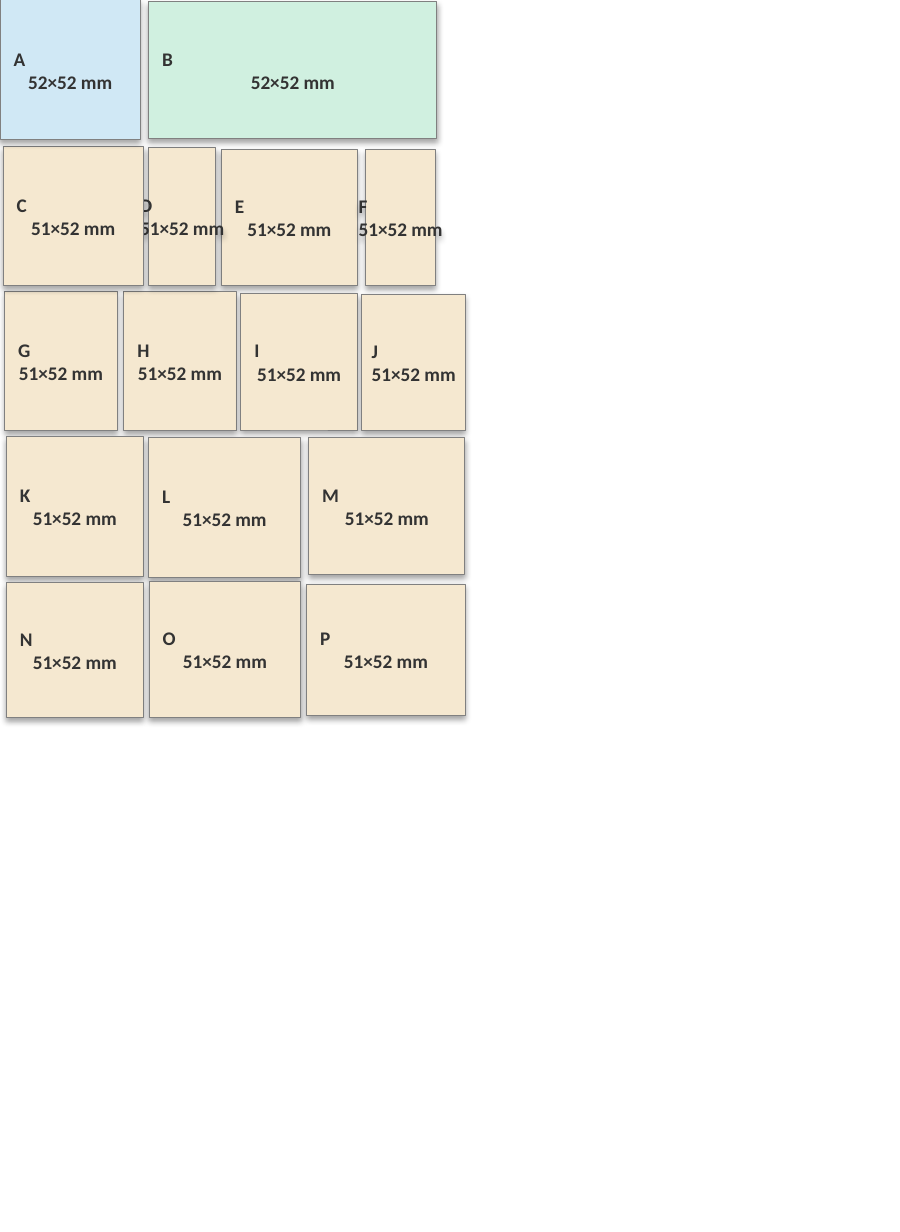
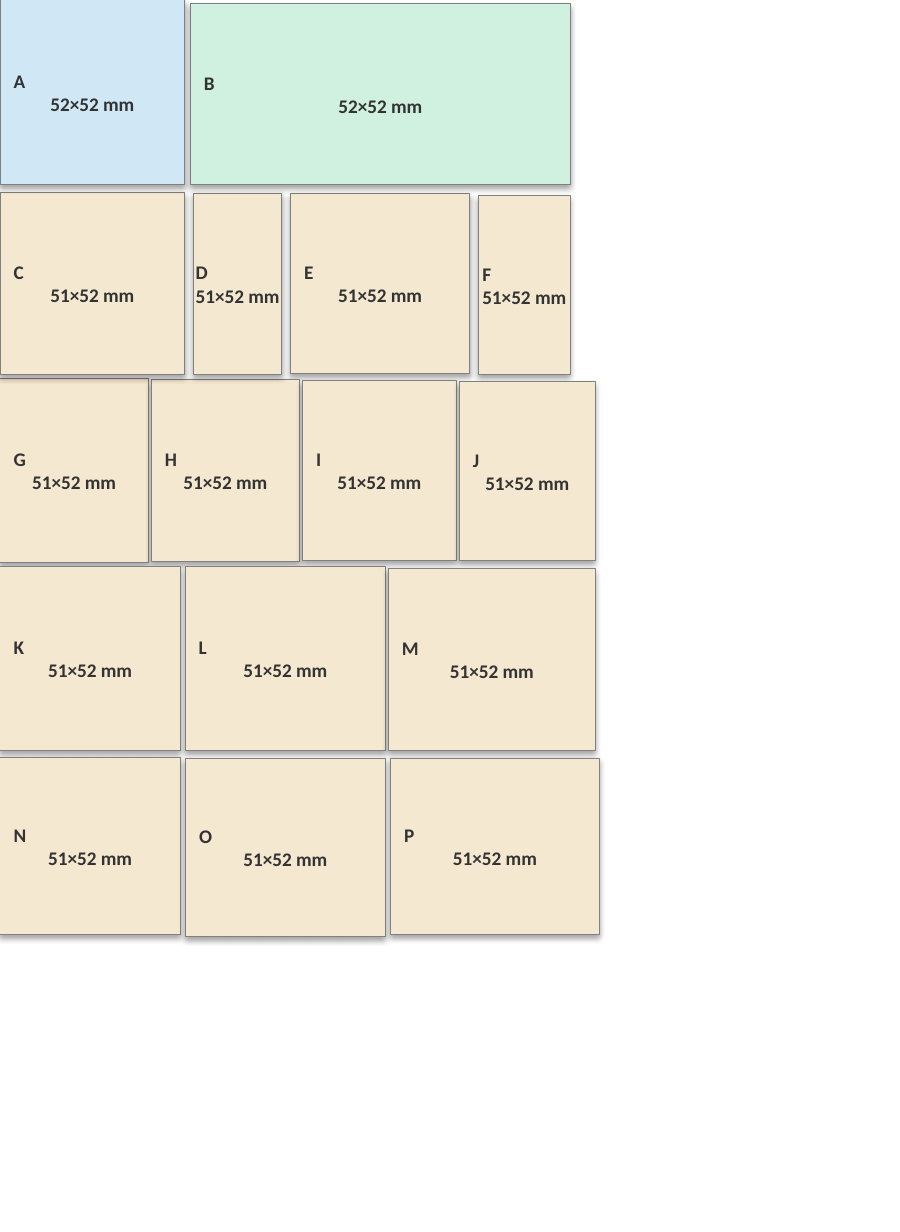
Before and after one commit to lauradriscoll/cosyne2026_adaptive_behavior, a slide deck: slide 1 of figures/fig2/fig2.pptx. Drawn at 900x1232 pixels with LibreOffice and Linux fonts; fonts in the diff are those of the drawing. Boxes give left, top, right and bottom in pixels: in the first picture for what was removed or moved away, otherwise in the second. Text is boxed around its words. In the diff, an @@ line names an element or a change of style, - is before the commit and + after.

```diff
--- a/figures/fig2/fig2.pptx
+++ b/figures/fig2/fig2.pptx
@@ rectangle "A 52×52 mm" resized from (x1=0, y1=0, x2=140, y2=140) to (x1=0, y1=0, x2=184, y2=184) @@
@@ rectangle "B 52×52 mm" resized from (x1=148, y1=1, x2=436, y2=138) to (x1=190, y1=4, x2=569, y2=184) @@
@@ rectangle "C 51×52 mm" resized from (x1=3, y1=147, x2=143, y2=285) to (x1=0, y1=192, x2=184, y2=375) @@
@@ rectangle "D 51×52 mm" resized from (x1=148, y1=148, x2=216, y2=287) to (x1=192, y1=192, x2=281, y2=374) @@
@@ rectangle "E 51×52 mm" resized from (x1=222, y1=150, x2=357, y2=287) to (x1=291, y1=194, x2=469, y2=374) @@
@@ rectangle "F 51×52 mm" resized from (x1=366, y1=150, x2=436, y2=285) to (x1=478, y1=195, x2=570, y2=374) @@
@@ rectangle "G 51×52 mm" resized from (x1=4, y1=291, x2=116, y2=431) to (x1=0, y1=378, x2=148, y2=562) @@
@@ rectangle "H 51×52 mm" resized from (x1=123, y1=292, x2=235, y2=431) to (x1=151, y1=379, x2=299, y2=562) @@
@@ rectangle "I 51×52 mm" resized from (x1=241, y1=294, x2=357, y2=431) to (x1=302, y1=381, x2=456, y2=561) @@
@@ rectangle "J 51×52 mm" resized from (x1=361, y1=295, x2=465, y2=431) to (x1=458, y1=382, x2=594, y2=561) @@
@@ rectangle "K 51×52 mm" resized from (x1=7, y1=436, x2=144, y2=576) to (x1=0, y1=566, x2=180, y2=750) @@
@@ rectangle "L 51×52 mm" resized from (x1=148, y1=438, x2=300, y2=577) to (x1=186, y1=566, x2=386, y2=750) @@
@@ rectangle "M 51×52 mm" resized from (x1=309, y1=438, x2=465, y2=575) to (x1=388, y1=568, x2=594, y2=750) @@
@@ rectangle "N 51×52 mm" resized from (x1=7, y1=583, x2=144, y2=719) to (x1=0, y1=757, x2=180, y2=935) @@
@@ rectangle "O 51×52 mm" resized from (x1=150, y1=582, x2=300, y2=717) to (x1=186, y1=759, x2=385, y2=937) @@
@@ rectangle "P 51×52 mm" resized from (x1=306, y1=584, x2=464, y2=716) to (x1=390, y1=759, x2=600, y2=936) @@
```
Also in this commit, not shown: 16 other files.
